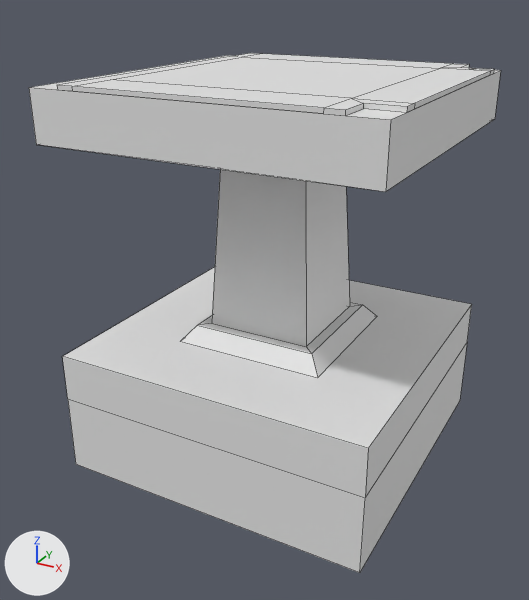
The FBX model High_T_Road.fbx, before and after one commit.
Before and after are seen from a 50 mm camera at (2.01, -3.9, 2.93) aimed at (-0.05, -0.15, 1.05). Lighting does not change. The marker at lower left points along +X, +Y and +Z. Mesh edges are drawn as thin lines. Materials are left out; every surface is plain grey. Where no turn or scale is listed for an object, it has been applied to the vertices.

Names of what the first picture shows: 'Base.010', 'Pavement.010', 'Tunnel Base.004'.
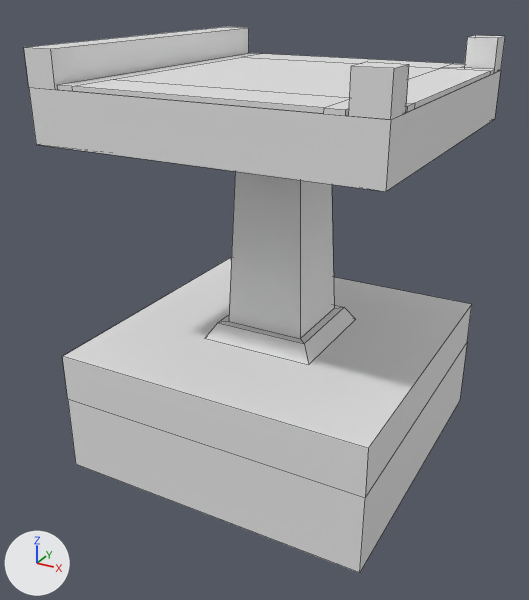
The edits, one by one:
me_tunnel_base_001 has 24 vertices, 21 faces and spans x -1.0..1.0, y -1.0..1.0, z 0.8..2.4.
me_tunnel_base_001 is used by ob_tunnel_base_004; location (0.0, 0.0, 0.0).
me_tunnel_base_001 part 1: all 16 vertices in x -0.48..0.48, y -0.48..0.48, z 0.8..1.9 are scaled about their middle by (0.764, 0.764, 1).
Mesh me_tunnel_base_004 is new.
It has 24 vertices, 15 faces and spans x -1.0..1.0, y -1.0..1.0, z 2.4..2.6.
Object 'Tunnel Base.007' (ob_tunnel_base_007) is new; it shows me_tunnel_base_004.
Its location is (0.0, 0.0, 0.0).

Pixel boxes (x1, y1, x2, y2) of what changed, in the pictures (529 x 600 px; the box of a moved part takes in the faces that stretch with it):
'Tunnel Base.004', reshaped (9% shorter)
    before: (29, 55, 501, 378)
    after: (29, 70, 501, 365)
'Tunnel Base.007', added
    after: (24, 27, 505, 120)
part 1 of me_tunnel_base_001, moved or reshaped
    before: (180, 169, 377, 378)
    after: (206, 171, 355, 365)
